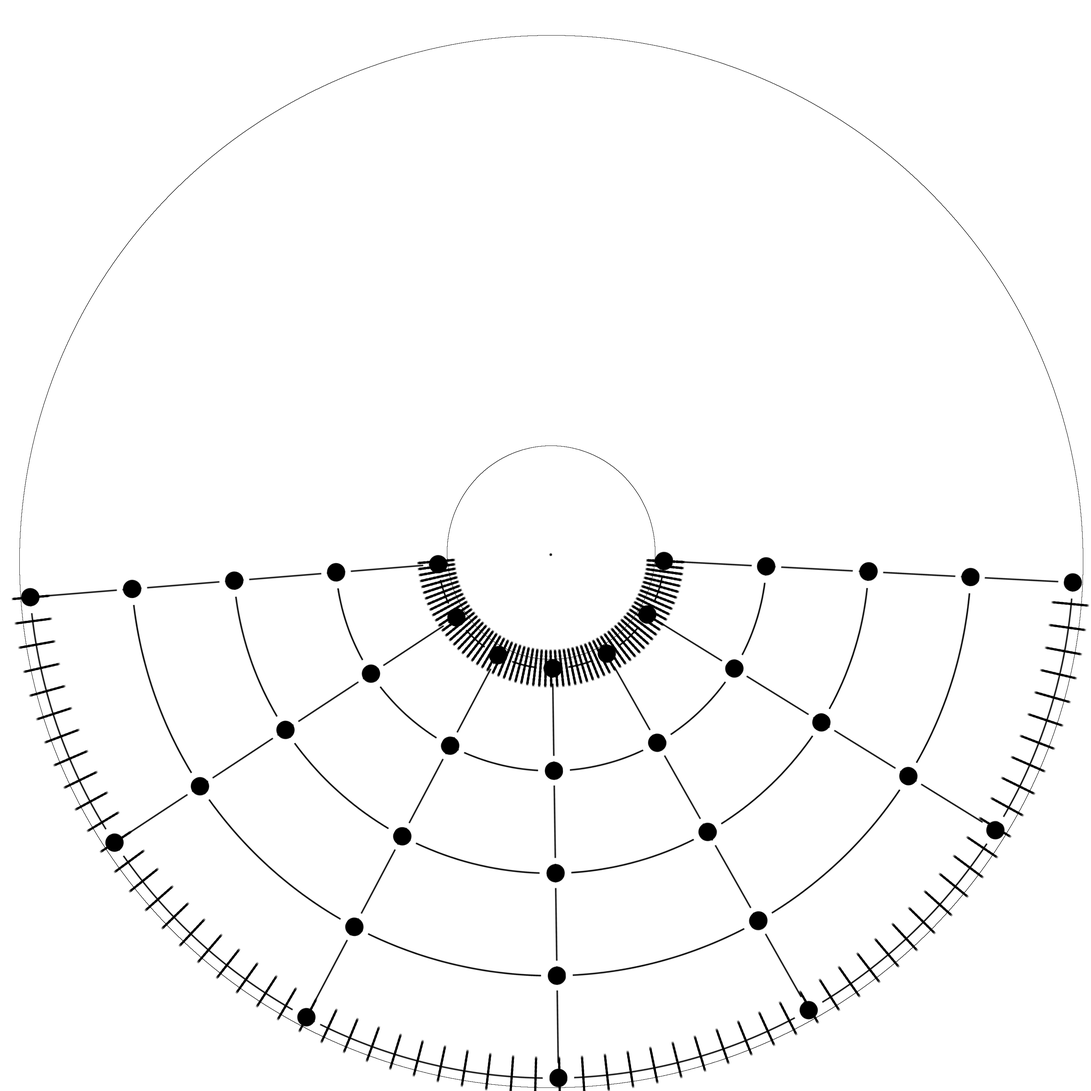
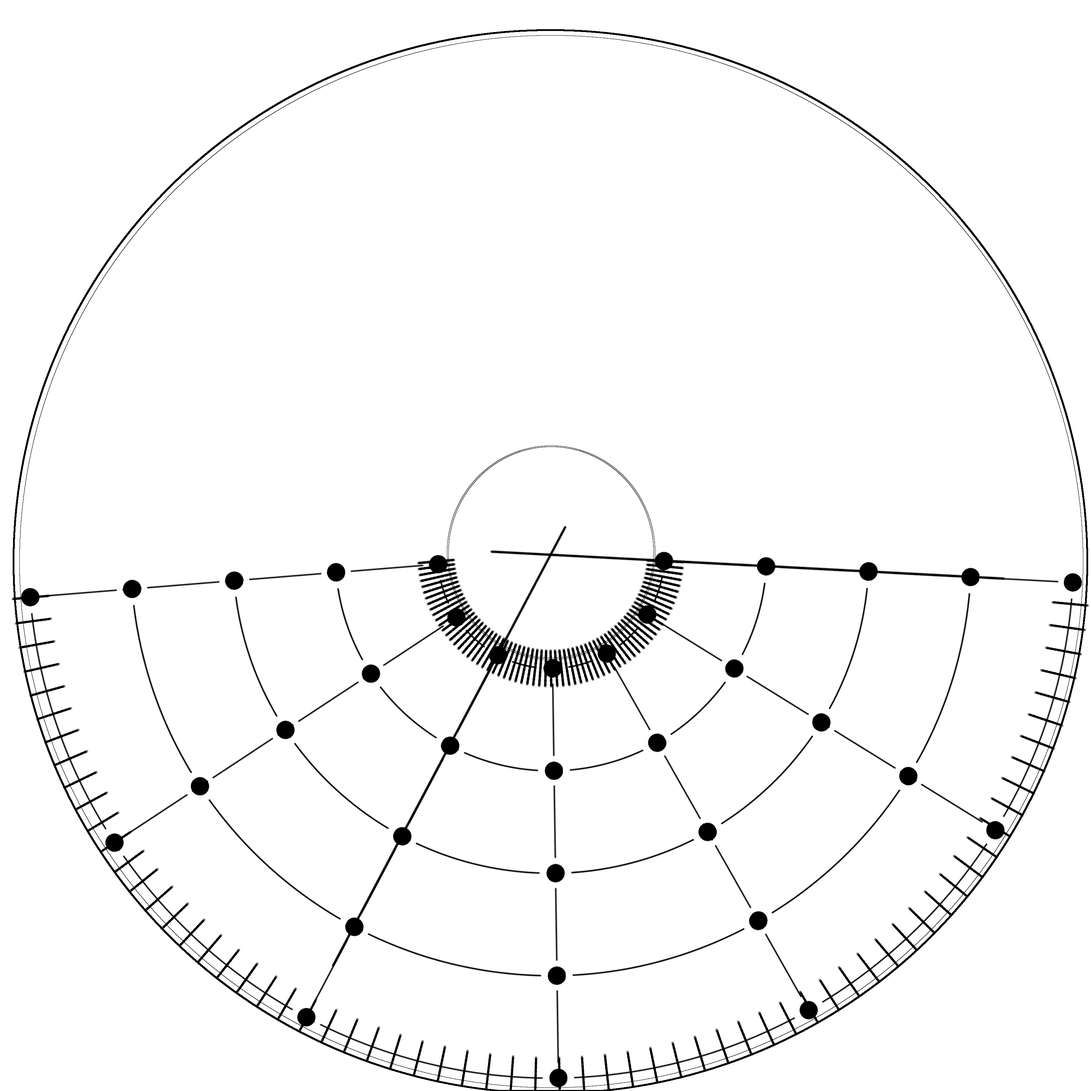
Revision of a layered w=1091, h=1091 image; what changed, layer by layer:
showed "Ebene", painted on it over [12, 29, 1089, 1091]
